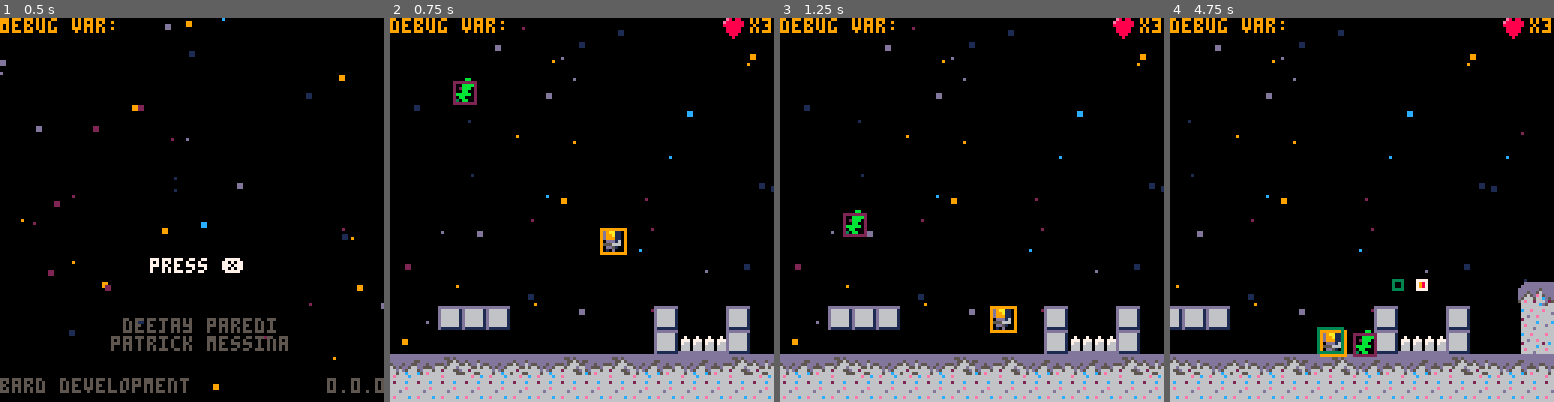
Above: before the commit, frames 1-4 (left to right).
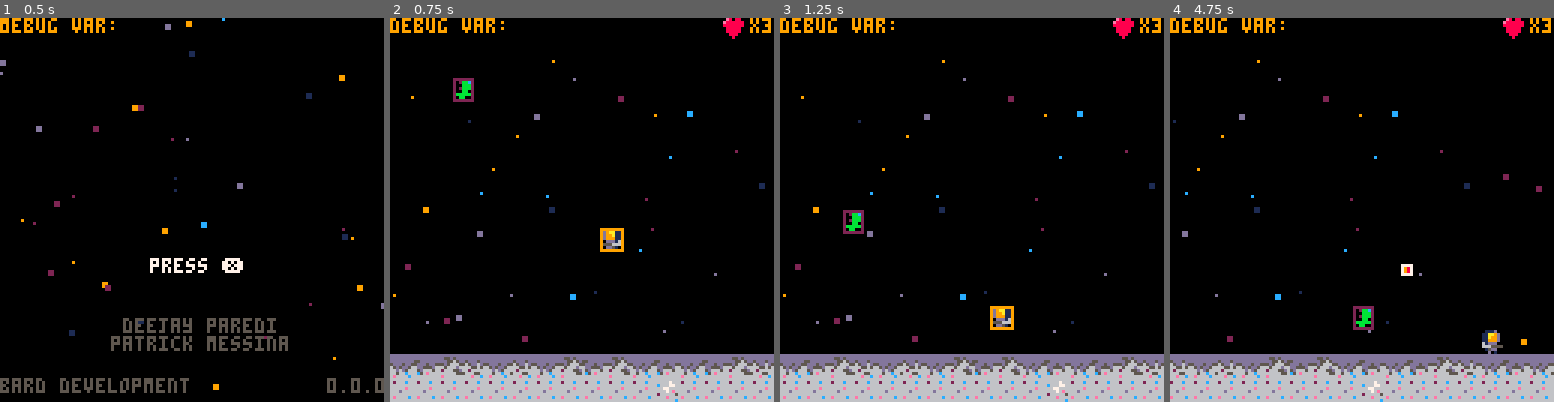
Above: after the commit, the same moments.

Repository: barddev/moonshot
Game: PICO-8 cartridge moonshot-temp.p8
Two runs of this game, one before a commit and one after it. Both use one fixed random seed, a clock stepped at 60 frames per second and the inputs below.
Inputs:
- Up to frame 1 (0.5 s): tap X (X key) at 0.33 s
- Up to frame 2 (0.75 s): tap O (Z key) at 0.7 s
- Up to frame 3 (1.25 s): tap X (X key) at 1.07 s
- Up to frame 4 (4.75 s): hold Right 1.6-2.1 s; tap O (Z key) every 0.4 s from 1.7 to 4.5 s; tap X (X key) at 1.85, 2.97, 4.08 s; hold Up 2.15-2.42 s; hold Right 2.47-3.03 s; hold Left 3.08-3.58 s; hold Down 3.63-3.97 s; hold Right 4.02-4.68 s; hold Up from 4.73 s (still down)

Frame 1 is identical in both runs. In frame 2, 4.2% of the frame differs, in the area x 0-100%, y 2-100%; in frame 3, 4.2%; in frame 4, 10%, in the area x 0-100%, y 3-100%.

Commit message:
started building level

Diff:
--- a/moonshot-temp.p8
+++ b/moonshot-temp.p8
@@ -343,7 +343,7 @@
 
     -- create level 1
 
-    m:init(0,256, 0, 0)
+    m:init(0,512, 0, 0)
     local level_1 = level:new()
     local b = background:new()
     b:init()
@@ -356,7 +356,7 @@
 
     -- pos, sp, hitbox, health, bullet_sp, bullet_distance, bullet_max_time, acc
     local level_baddies = {
-        baddie:new(vector2d(70, 70), 17, new_hitbox(0,0,8,8), 3, 0, 50, 30, vector2d(1.5, 0))
+        baddie:new(vector2d(70, 70), 17, new_hitbox(0,0,7,7), 3, 0, 50, 30, vector2d(1.5, 0))
     }
 
     level_1:init(m, b, level_baddies)
@@ -572,7 +572,7 @@
 
     -- check if hit by bullet
     for b in all(bullets) do
-        if actor_collision(self, b) then
+        if actor_collision(b, self) then
             self.health -= 1
             del(bullets, b)
         end
@@ -641,6 +641,8 @@
 a = {x=0,y=0,w=0,h=0}
 b = {x=0,y=0,w=0,h=0}
 function actor_collision(actor_a, actor_b)
+    a = {x=0,y=0,w=0,h=0}
+    b = {x=0,y=0,w=0,h=0}
 
     -- local a = actor_1.hitbox
     -- local b = actor_2.hitbox
@@ -656,7 +658,7 @@
             actor_a.pos.y + actor_a.hitbox.y,
             actor_a.hitbox.w, actor_a.hitbox.h)
     else
-        local _a = hitbox_position(actor_a.hitbox)
+        local _a = hitbox_position(actor_a.hitbox, dir_b)
         a = new_hitbox(actor_a.pos.x + _a.x,
             actor_a.pos.y + _a.y, _a.w, _a.h)
     end
@@ -666,7 +668,7 @@
             actor_b.pos.y + actor_b.hitbox.y,
             actor_b.hitbox.w, actor_b.hitbox.h)
     else
-        local _b = hitbox_position(actor_b.hitbox)
+        local _b = hitbox_position(actor_b.hitbox, dir_b)
         b = new_hitbox(actor_b.pos.x + _b.x,
             actor_b.pos.y + _b.y, _b.w, _b.h)
     end
@@ -791,8 +793,8 @@
 
     self.hitbox = {
         x = 1,
-        y = 1,
-        w = 7,
+        y = 0,
+        w = 6,
         h = 7
     }
     -- movement
@@ -801,7 +803,7 @@
     self.vel = vector2d(0, 0)
     self.max_vel = vector2d(2, 2)
 
-    self.acc = vector2d(0.5, 2)
+    self.acc = vector2d(0.5, 2.2)
     self.dcc = vector2d(0.8, 0)
     self.dcc_air = vector2d(1.5, 0)
 
@@ -1218,8 +1220,8 @@
     local h = {}
     h.w = b.w
     h.h = b.h
+    -- facing right
     if dir == 1 then
-    -- facing right
         h.x = b.x
         h.y = b.y
     -- facing left
@@ -1355,7 +1357,7 @@
 01000001000000000000000000000000000000000000000000000000000000000000000000000000000000000000000000000000000000000000000000000000
 01000001000000000000000000000000000000000000000000000000000000000000000000000000000000000000000000000000000000000000000000000000
 __gff__
-0080808080808000000000000000000000fefefefe0000000000000000000000400000000000000000000000000000000000000000000000000000000000000001010101010101010000000000000002010101010101000000000000000000000101010100000000000000000000200001000000000000000000000000002020
+0080808080808000000000000000000000000000000000000000000000000000400000000000000000000000000000000000000000000000000000000000000001010101010101010000000000000002010101010101000000000000000000000101010100000000000000000000200001000000000000000000000000002020
 0000000000000000000000000000000000000000000000000000000000000000000000000000000000000000000000000000000000000000000000000000000000000000000000000000000000000000000000000000000000000000000000000000000000000000000000000000000000000000000000000000000000000000
 __map__
 0000000000000000000000000000000000000000000000000000000000000000000000000000000000000000000000000000000000000000000000000000000000000000000000000000000000000000000000000000000000000000000000000000000000000000000000000000000000000000000000000000000000000000
@@ -1365,47 +1367,47 @@
 0000000000000000000000000000000000000000000000000000000000000000000000000000000000000000000000000000000000000000000000000000000000000000000000000000000000000000000000000000000000000000000000000000000000000000000000000000000000000000000000000000000000000000
 0000000000000000000000000000000000000000000000000000000000000000000000000000000000000000000000000000000000000000000000000000000000000000000000000000000000000000000000000000000000000000000000000000000000000000000000000000000000000000000000000000000000000000
 0000000000000000000000000000000000000000000000000000000000000000000000000000000000000000000000000000000000000000000000000000000000000000000000000000000000000000000000000000000000000000000000000000000000000000000000000000000000000000000000000000000000000000
+00000000000000000000000000000000000000000000000000000000000000007f7f7f000010000000000000000000000000000000000000000000000000000000000000000000000000000000000000000000000000000000000000000000000000000000000000000000000000000000000000000000000000000000000000
+0000000000000000000000000000000000000000000000000000004144444444434343434343000000000000000000000000000000000000000000000000000000000000000000000000000000000000000000000000000000000000000000000000000000000000000000000000000000000000000000000000000000000000
 0000000000000000000000000000000000000000000000000000000000000000000000000000000000000000000000000000000000000000000000000000000000000000000000000000000000000000000000000000000000000000000000000000000000000000000000000000000000000000000000000000000000000000
 0000000000000000000000000000000000000000000000000000000000000000000000000000000000000000000000000000000000000000000000000000000000000000000000000000000000000000000000000000000000000000000000000000000000000000000000000000000000000000000000000000000000000000
-0000000000000000000000000000000000000000000000000000000000000000000000000000000000000000000000000000000000000000000000000000000000000000000000000000000000000000000000000000000000000000000000000000000000000000000000000000000000000000000000000000000000000000
-0000000000000000000000000000000000000000000000000000000000000000000000000000000000000000000000000000000000000000000000000000000000000000000000000000000000000000000000000000000000000000000000000000000000000000000000000000000000000000000000000000000000000000
-0000000000000000000000000000000000414500000000000000000000000000000000000000000000000000000000000000000000000000000000000000000000000000000000000000000000000000000000000000000000000000000000000000000000000000000000000000000000000000000000000000000000000000
-0000606060000000000000600000600000515500000000000000000000000000000000000000000000000000000000000000000000000000000000000000000000000000000000000000000000000000000000000000000000000000000000000000000000000000000000000000000000000000000000000000000000000000
-0000000000000000000000607f7f600000516162450000000000000000000000000000000000000000000000000000000000000000000000000000000000000000000000000000000000000000000000000000000000000000000000000000000000000000000000000000000000000000000000000000000000000000000000
-6244424362436242444262446244424362446243446245000041444362424344000000000000000000000000000000000000000000000000000000000000000000000000000000000000000000000000000000000000000000000000000000000000000000000000000000000000000000000000000000000000000000000000
-5050505050505050505050505050505050505050505255000051505050505050000000000000000000000000000000000000000000000000000000000000000000000000000000000000000000000000000000000000000000000000000000000000000000000000000000000000000000000000000000000000000000000000
-…(35 lines of a section not shown)…
+0000000000000000000000000000000000000000400000000000000000000000000000000000000000000000000000000000000000000000000000000000000000000000000000000000000000000000000000000000000000000000000000000000000000000000000000000000000000000000000000000000000000000000
+0000000000000000000000000000000000000000500000000000000000000000000000000000000000000000000000000000000000000000000000000000000000000000000000000000000000000000000000000000000000000000000000000000000000000000000000000000000000000000000000000000000000000000
+0000000000000000000000000000000011000000500000000000000000000000000000000000000000000000000000000000000000000000000000000000000000000000000000000000000000000000000000000000000000000000000000000000000000000000000000000000000000000000000000000000000000000000
+6244424362436242444262446244424362446243446242434244444362424344000000000000000000000000000000000000000000000000000000000000000000000000000000000000000000000000000000000000000000000000000000000000000000000000000000000000000000000000000000000000000000000000
+5050505050505050505050535050505050505050505253505050505050505053000000000000000000000000000000000000000000000000000000000000000000000000000000000000000000000000000000000000000000000000000000000000000000000000000000000000000000000000000000000000000000000000
+…(35 lines of a section not shown)…
